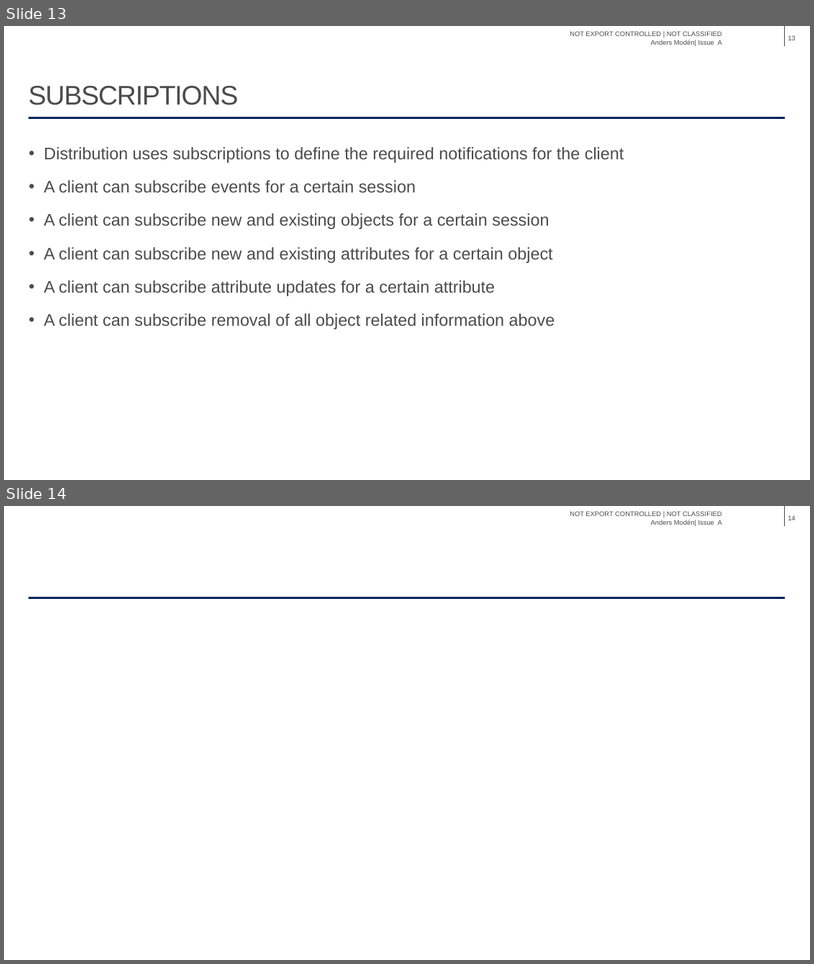
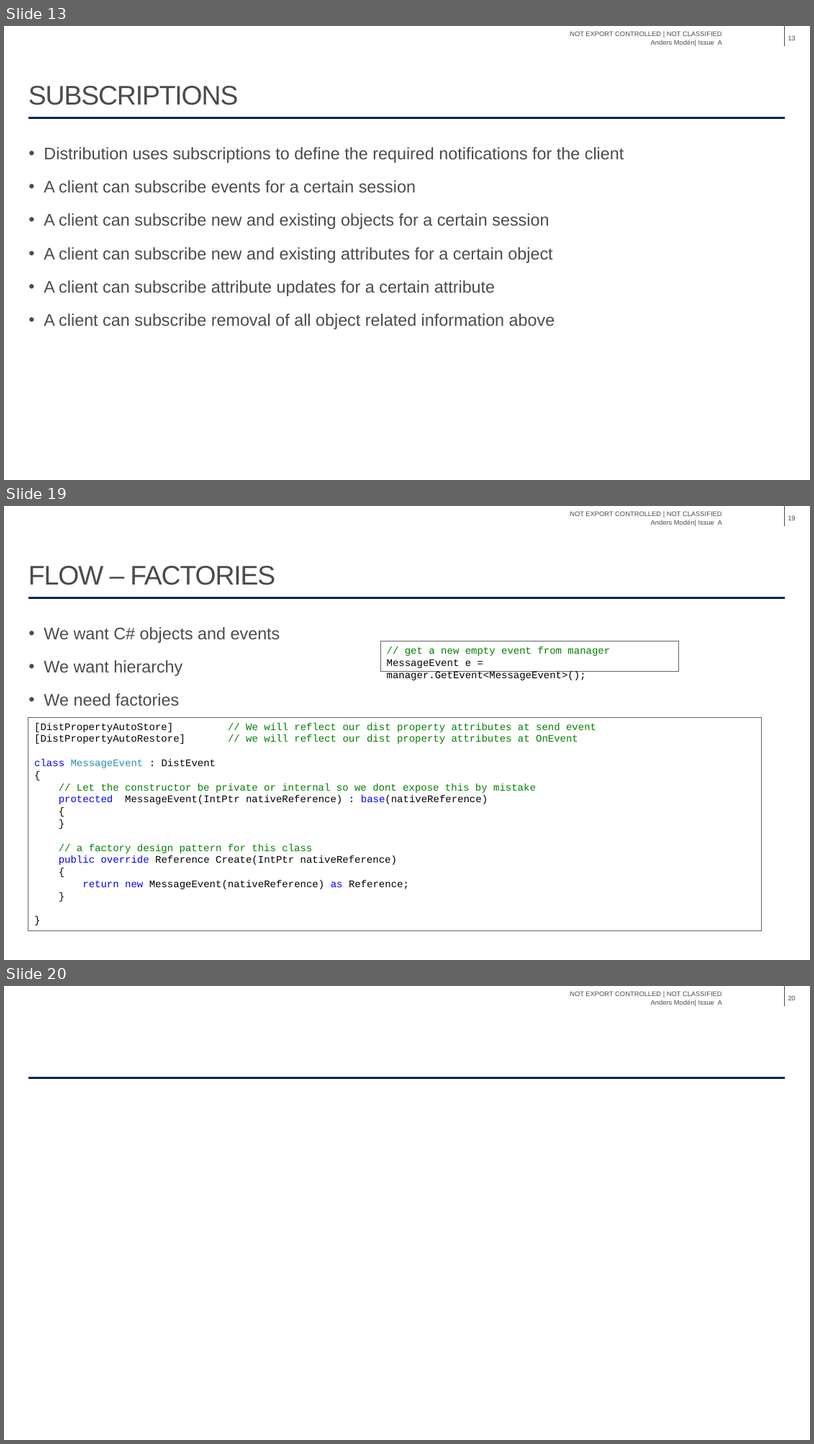
Before and after one commit to ToolTech/Distributed_Domain_Demo, a slide deck: Tutorial/Distribution Tutorial.pptx. Shown one above the other, each under a label of ours: slides 13 and 14 before the commit, slides 13, 19 and 20 after it; the slides between them are not shown. The pictures are 814x964 and 814x1444 pixels, drawn with LibreOffice and Linux fonts; fonts in the diff are those of the drawing; background and template pictures are left out. Boxes give left, top, right and bottom in pixels: in the first picture for what was removed or moved away, otherwise in the second. Text is boxed around its words. In the diff, an @@ line names an element or a change of style, - is before the commit and + after.

```diff
--- a/Tutorial/Distribution Tutorial.pptx
+++ b/Tutorial/Distribution Tutorial.pptx
@@ slide 19 added at (x1=4, y1=506, x2=810, y2=960), background #FFFFFF; not listed: 3 template elements that a slide beside it also shows @@
@@ page number added at (x1=788, y1=515, x2=795, y2=520), 8 pt, text #4B4B4B @@
+19
@@ title added at (x1=28, y1=566, x2=275, y2=585), 32 pt, text #4B4B4B @@
+FLOW – FACTORIES
@@ text added at (x1=44, y1=627, x2=280, y2=705), 20 pt, text #4B4B4B @@
+• We want C# objects and events
+• We want hierarchy
+• We need factories
@@ rectangle added at (x1=381, y1=641, x2=679, y2=671), outline #646464 0.75 pt, 12 pt, text #000000 @@
+// get a new empty event from manager
+MessageEvent e = manager.GetEvent<MessageEvent>();
@@ rectangle added at (x1=28, y1=717, x2=762, y2=931), outline #646464 0.75 pt, 12 pt, text #008000 @@
+[DistPropertyAutoStore] // We will reflect our dist property attributes at send event
+[DistPropertyAutoRestore] // we will reflect our dist property attributes at OnEvent
+class MessageEvent : DistEvent
+{
+// Let the constructor be private or internal so we dont expose this by mistake
+protected MessageEvent(IntPtr nativeReference) : base(nativeReference)
+{
+}
+// a factory design pattern for this class
+public override Reference Create(IntPtr nativeReference)
+{
+return new MessageEvent(nativeReference) as Reference;
+}
+}
@@ what was slide 14 is now slide 20 @@
@@ page number at (x1=788, y1=995, x2=795, y2=1000): text changed @@
-14
+20
```
Also in this commit, not shown: 5 other slides added, 2 other files.
